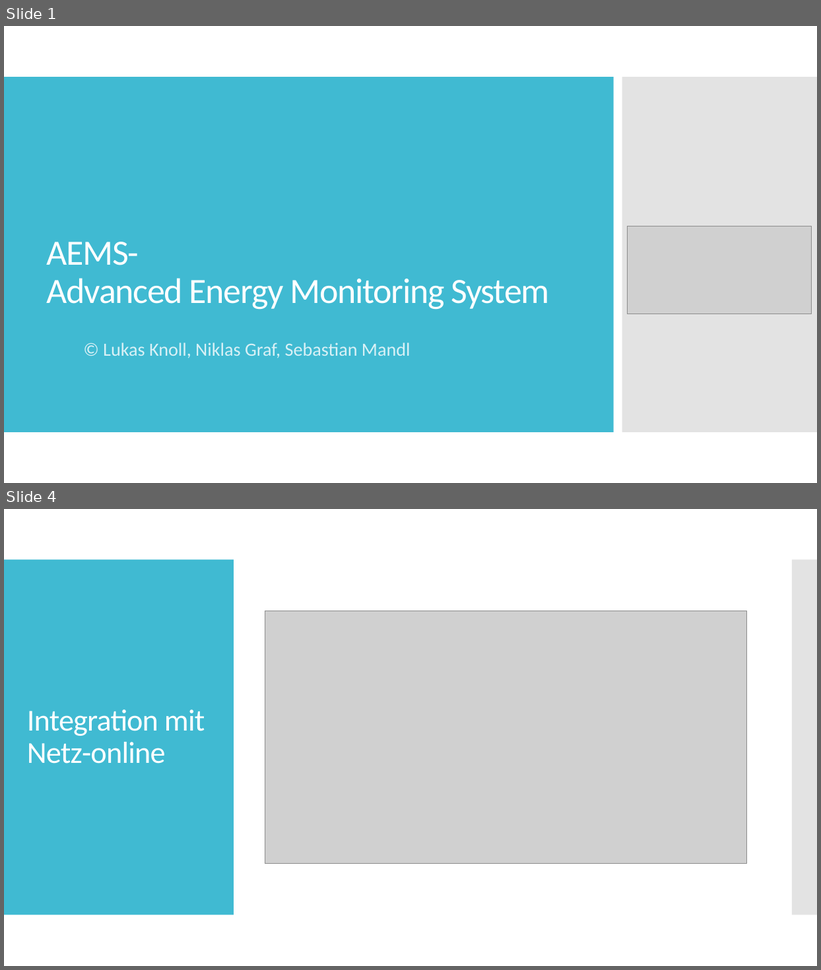
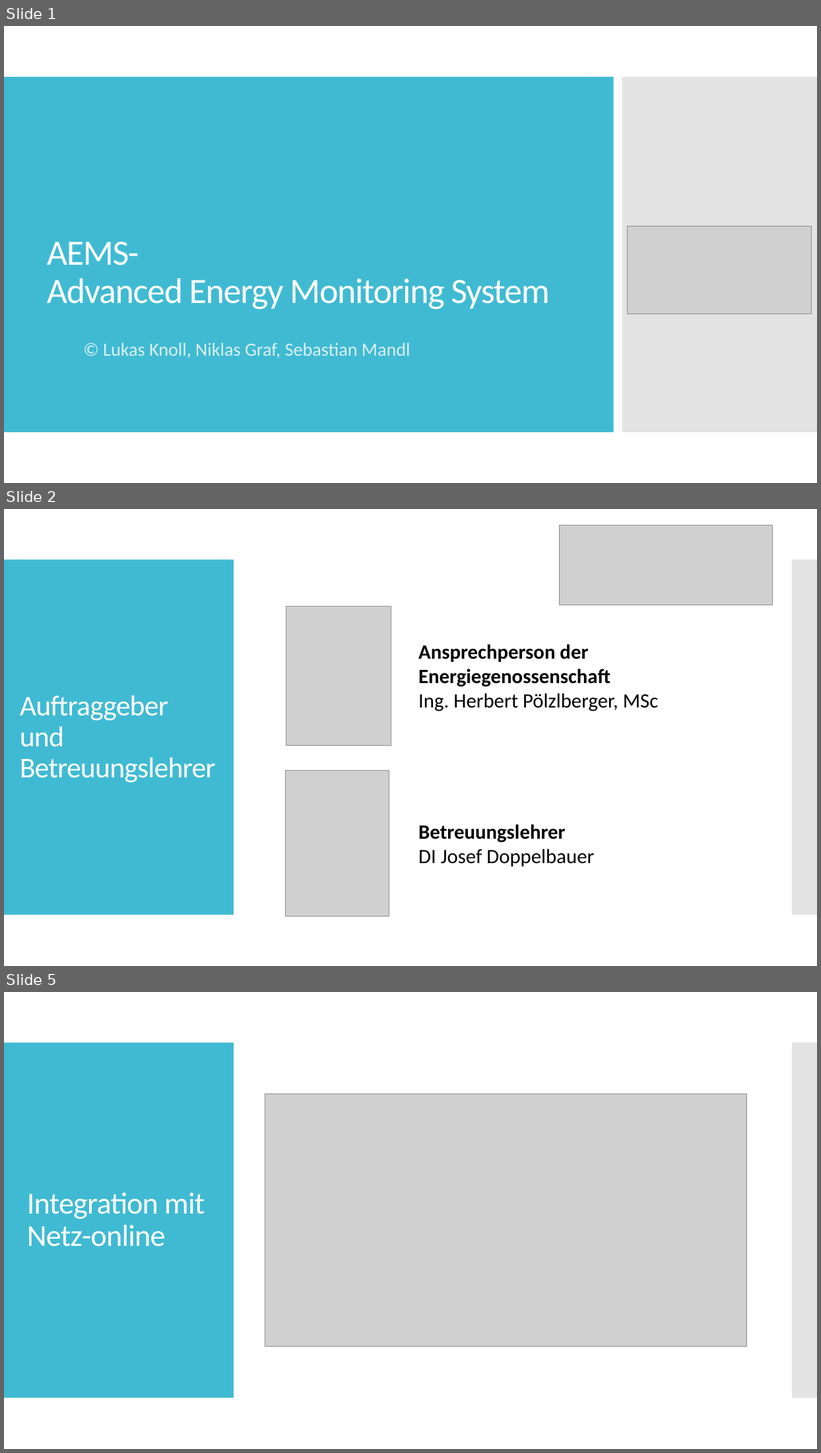
Before and after one commit to SebastianMandl/AEMS, a slide deck: Planung/Praesentationen/Praesentation_Firmentag.pptx. Shown one above the other, each under a label of ours: slides 1 and 4 before the commit, slides 1, 2 and 5 after it; the slides between them are not shown. The pictures are 821x970 and 821x1453 pixels, drawn with LibreOffice and Linux fonts; fonts in the diff are those of the drawing; grey boxes stand for pictures. Boxes give left, top, right and bottom in pixels: in the first picture for what was removed or moved away, otherwise in the second. Text is boxed around its words. In the diff, an @@ line names an element or a change of style, - is before the commit and + after.

```diff
--- a/Planung/Praesentationen/Praesentation_Firmentag.pptx
+++ b/Planung/Praesentationen/Praesentation_Firmentag.pptx
@@ slide 2 added at (x1=4, y1=509, x2=817, y2=966), background #FFFFFF; not listed: 2 template elements that a slide beside it also shows @@
@@ picture added at (x1=560, y1=525, x2=773, y2=605) @@
@@ picture added at (x1=286, y1=606, x2=391, y2=746) @@
@@ text added at (x1=418, y1=644, x2=658, y2=712), 24 pt, text #000000, bold @@
+Ansprechperson der Energiegenossenschaft
+Ing. Herbert Pölzlberger, MSc
@@ title added at (x1=20, y1=695, x2=216, y2=783), 34 pt, text #FFFFFF @@
+Auftraggeber
+und
+Betreuungslehrer
@@ picture added at (x1=285, y1=770, x2=389, y2=917) @@
@@ text added at (x1=418, y1=824, x2=594, y2=867), 24 pt, text #000000 @@
+Betreuungslehrer
+DI Josef Doppelbauer
@@ what was slide 4 is now slide 5 @@
```
Also in this commit, not shown: 4 slides changed, 2 other slides added, 1 slide removed, 1 other file.
